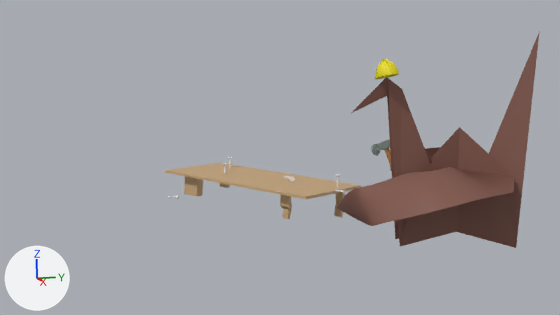
Renders of the Blender file assets/blender/CraneMakingTable.blend from each side of a commit.
Before and after are seen from the file's camera 'Camera'. Arrows for +X, +Y and +Z are at lower left; the lights stay in place. The first picture is the older version.

The first picture shows 'Crane', 'Hardhat', 'Nail.002', 'Nail.003', 'Table' and 1 more.
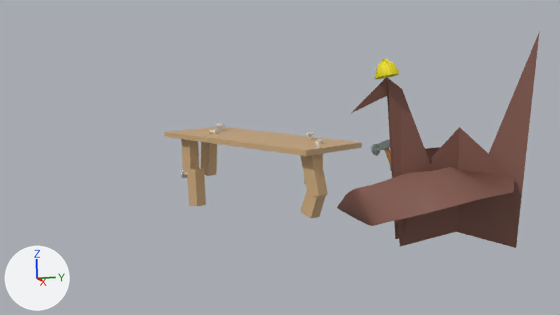
Boxes (x1, y1, x2, y2) around the edits, measured in the pictures (560 x 315 px; the box of a moved part takes in the faces that stretch with it):
'Table', reshaped, moved, turned, rescaled: before (165, 163, 361, 219); after (164, 127, 362, 218)
'Nail.003', moved, turned, rescaled: before (284, 176, 295, 182); after (315, 141, 320, 148)
'Nail.002', moved: before (223, 163, 227, 174); after (217, 125, 225, 131)
part 1 of me_cube, moved or reshaped: before (220, 183, 230, 188); after (201, 142, 217, 176)
part 2 of me_cube, moved or reshaped: before (184, 177, 203, 197); after (181, 139, 199, 178)
part 3 of me_cube, moved or reshaped: before (335, 192, 345, 201); after (187, 168, 206, 206)
part 4 of me_cube, moved or reshaped: before (280, 195, 291, 210); after (300, 191, 326, 218)
part 5 of me_cube, moved or reshaped: before (282, 204, 292, 219); after (300, 154, 328, 198)
part 6 of me_cube, moved or reshaped: before (165, 163, 361, 199); after (164, 127, 362, 156)
part 7 of me_cube, moved or reshaped (mostly hidden afterwards): before (334, 200, 343, 218); after (304, 154, 323, 184)

The change in detail:
me_cube is used by ob_table; parent ob_web_export_root; location (0.27, -1.15, 0.0769); rotation (0.0, 0.0, 0.524), in degrees (0, 0, 30); scale (1.15, 0.42, 0.0233).
me_cube had 56 vertices, 42 faces and spanned x -1.6..0.4, y -0.3..1.7, z -3.3..12.6.
me_cube now has 56 vertices, 42 faces and spans x -1.7..0.7, y -2.2..-0.3, z 0.0..0.8.
me_cube part 1: the loose piece of 8 vertices spanning x -1.5..-1.4, y 1.4..1.6, z 0.8..12.3 is scaled about its middle by (1.14, 0.995, 0.0444), then moved by (0.0, -3.1, -6.0).
me_cube part 2: the loose piece of 8 vertices spanning x -1.4..-1.2, y 0.0..0.2, z 1.0..11.6 is scaled about its middle by (0.619, 0.554, 0.0447), then moved by (0.2, -2.0, -5.8).
me_cube part 3: the loose piece of 8 vertices spanning x 0.1..0.2, y 1.5..1.7, z 3.8..12.0 is scaled about its middle by (1.16, 0.516, 0.0544), then moved by (-1.1, -3.5, -7.7).
me_cube part 4: the loose piece of 8 vertices spanning x -0.1..0.1, y 0.0..0.1, z 3.6..12.0 is scaled about its middle by (1.27, 1.16, 0.0333), then moved by (0.5, -0.9, -7.5).
me_cube part 5: the loose piece of 8 vertices spanning x -0.1..0.0, y 0.0..0.1, z -0.7..6.5 is multiplied about its middle by the matrix ((0.053, -0.032, -0.018), (0.031, 0.055, -0.008), (0.019, -0.002, 0.061)), then moved by (0.5, -1.0, -2.3).
me_cube part 6: 8 of 56 vertices moved; they spanned x -1.6..0.4, y -0.3..1.7, z 11.3..12.6 and now span x -1.7..0.7, y -2.2..-0.3, z 0.8; mean shift (0.1, -2.0, -11.2); largest move (-1.6, 1.7, 12.6) -> (-1.7, -1.5, 0.8).
me_cube part 7: 8 of 56 vertices moved; they spanned x 0.1..0.2, y 1.5..1.7, z -3.3..4.6 and now span x -0.2..0.0, y -0.8..-0.6, z 0.3..0.8; mean shift (-0.2, -2.3, -0.1); largest move (0.1, 1.6, 4.5) -> (-0.1, -0.8, 0.8).
Object 'Table' (ob_table) turns from (0, 0, 30) to (0, 0, 0) degrees about x, y and z.
Object 'Table' (ob_table) is rescaled from (1.15, 0.42, 0.0233) to (1.0, 1.0, 1.0).
Object 'Table' (ob_table) moves from (0.27, -1.15, 0.0769) to (0.0, 0.0, 0.0).
Object 'Nail.002' (ob_nail_002) moves from (-0.876, -1.56, 0.351) to (-1.244, -1.528, 0.796).
Object 'Nail.003' (ob_nail_003) moves from (-0.233, -1.07, 0.403) to (0.446, -0.867, 0.845).
Object 'Nail.003' (ob_nail_003) turns from (0, 90, 55) to (90, 0, 86) degrees about x, y and z.
Object 'Nail.003' (ob_nail_003) is rescaled from (0.0316, 0.0316, 0.143) to (0.0404, 0.0404, 0.103).
